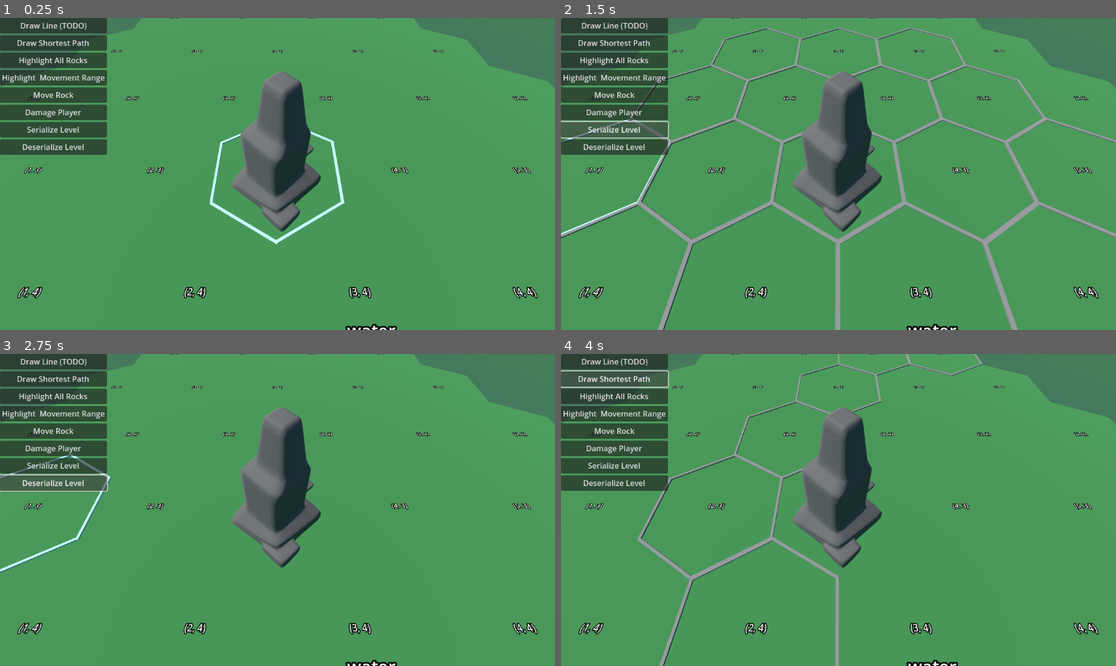
Above: before the commit, frames 1-4 (two rows, left to right).
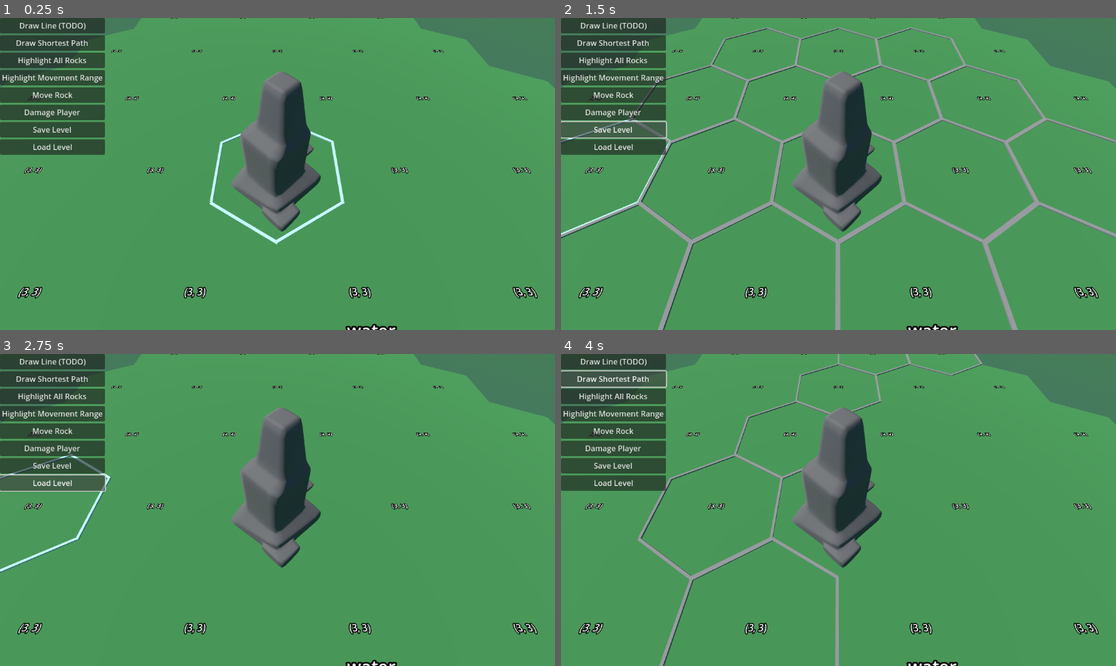
Above: after the commit, the same moments.

Repository: nheeb/spell-tactics
Game: Godot game, scene res://Logic/Main.tscn
Same seed, same stepped clock (60 frames per second), same inputs: the game is played once before the commit and once after it.
Inputs:
- Up to frame 1 (0.25 s): no input
- Up to frame 2 (1.5 s): click "Highlight Movement Range" at 0.5 s; click "Serialize Level" (after the commit: "Save Level") at 1.25 s
- Up to frame 3 (2.75 s): click "Deserialize Level" (after the commit: "Load Level") at 2 s
- Up to frame 4 (4 s): click "Draw Line (TODO)" at 2.75 s; click "Draw Shortest Path" at 3.5 s

The runs differ from the first frame. In frame 1, 1.5% of the frame differs, in the area x 2-97%, y 0-90%; in frame 2, 1.5%; in frame 3, 1.5%; in frame 4, 1.5%.

Commit message:
code style: handle warnings

Diff:
--- a/Logic/Combat.gd
+++ b/Logic/Combat.gd
@@ -56,6 +56,8 @@
 	hand_size = 5
 
 func advance_current_phase():
+	# go to next phase
+	@warning_ignore("int_as_enum_without_cast")
 	current_phase += 1
 	if current_phase == RoundPhase.RoundRepeats:
 		current_phase = RoundPhase.Start
--- a/Logic/Tiles/Level.gd
+++ b/Logic/Tiles/Level.gd
@@ -24,13 +24,13 @@
 const Q_BASIS: Vector2 = Vector2(sqrt(3), 0)
 const R_BASIS: Vector2 = Vector2(sqrt(3)/2, 3./2)
 
-func init_tiles_array(n_rows, n_cols):
-	for i in range(n_rows):
+func init_tiles_array(rows, cols):
+	for i in range(rows):
 		tiles.append([])
-		for j in range(n_cols):
+		for j in range(cols):
 			tiles[i].append(null)
-	self.n_rows = n_rows
-	self.n_cols = n_cols
+	self.n_rows = rows
+	self.n_cols = cols
 
 func init_basic_grid(n: int):
 	# The origin tile will have coordinates (r=n, q=n).
@@ -146,12 +146,12 @@
 	return tiles_in_distance
 
 
-func _highlight_tile_set(tiles: Array[Tile], type: Highlight.Type):
-	for tile in tiles:
+func _highlight_tile_set(highlight_tiles: Array[Tile], type: Highlight.Type):
+	for tile in highlight_tiles:
 		tile.set_highlight(type, true)
 
-func _unhighlight_tile_set(tiles: Array[Tile], type: Highlight.Type):
-	for tile in tiles:
+func _unhighlight_tile_set(highlight_tiles: Array[Tile], type: Highlight.Type):
+	for tile in highlight_tiles:
 		tile.set_highlight(type, false)
 
 
--- a/Logic/Tiles/State/TileState.gd
+++ b/Logic/Tiles/State/TileState.gd
@@ -7,6 +7,7 @@
 
 
 func deserialize(n_rows: int, n_cols: int) -> Tile:
+	@warning_ignore("integer_division")
 	var tile = Tile.create(r, q, n_rows/2 + n_rows % 1, n_cols/2 + n_cols % 1)
 	#var ents: Array[Entity] = []
 	var ent: Entity
--- a/Logic/Tiles/Tile.gd
+++ b/Logic/Tiles/Tile.gd
@@ -9,15 +9,16 @@
 
 
 const TILE = preload("res://Logic/Tiles/Tile.tscn")
-static func create(r, q, n_rows, n_cols) -> Tile:
+static func create(r_tile, q_tile, r_center, q_center) -> Tile:
+	# center position is needed to properly align the tile
 	var tile = TILE.instantiate()
-	var xz_translation: Vector2 = (r-n_rows) * Level.Q_BASIS + (q-n_cols) * Level.R_BASIS
+	var xz_translation: Vector2 = (r_tile-r_center) * Level.Q_BASIS + (q_tile-q_center) * Level.R_BASIS
 	tile.position = Vector3(xz_translation.x, 0.0, xz_translation.y)
 
-	tile.get_node("DebugLabel").text = "(%s, %s)" % [r, q]
-	tile.r = r
-	tile.q = q
-	tile.name = "Tile_%02d_%02d" % [r, q]
+	tile.get_node("DebugLabel").text = "(%s, %s)" % [r_center, q_center]
+	tile.r = r_tile
+	tile.q = q_tile
+	tile.name = "Tile_%02d_%02d" % [r_tile, q_tile]
 	return tile
 
 
--- a/Logic/Tiles/TileGridSearch.gd
+++ b/Logic/Tiles/TileGridSearch.gd
@@ -50,14 +50,14 @@
 	return false
 
 func _pop_next_lowest() -> TileGridSearchEntry:
-	var min: float = INF
+	var min_score: float = INF
 	var best: TileGridSearchEntry
 	var best_position = -1
 	for pos in range(len(open_set)):
 		var entry = open_set[pos]
 		var score = entry.f_score + entry.g_score
-		if score < min:
-			min = score
+		if score < min_score:
+			min_score = score
 			best = entry
 			best_position = pos
 	if best_position != -1:
--- a/Prototype/Prototyping.tscn
+++ b/Prototype/Prototyping.tscn
@@ -99,7 +99,7 @@
 [node name="MovementRangeButton" type="Button" parent="FeaturesUI/Control/VBoxContainer"]
 custom_minimum_size = Vector2(32, 32)
 layout_mode = 2
-text = "Highlight  Movement Range"
+text = "Highlight Movement Range"
 
 [node name="MoveRockButton" type="Button" parent="FeaturesUI/Control/VBoxContainer"]
 custom_minimum_size = Vector2(32, 32)
@@ -114,12 +114,12 @@
 [node name="SaveLevel" type="Button" parent="FeaturesUI/Control/VBoxContainer"]
 custom_minimum_size = Vector2(32, 32)
 layout_mode = 2
-text = "Serialize Level"
+text = "Save Level"
 
 [node name="LoadLevel" type="Button" parent="FeaturesUI/Control/VBoxContainer"]
 custom_minimum_size = Vector2(32, 32)
 layout_mode = 2
-text = "Deserialize Level"
+text = "Load Level"
 
 [connection signal="pressed" from="FeaturesUI/Control/VBoxContainer/NavButton" to="." method="_on_nav_button_pressed"]
 [connection signal="pressed" from="FeaturesUI/Control/VBoxContainer/EntityFindButton" to="." method="_on_entity_find_button_pressed"]
Not shown, changed: Addons/smoothing/smoothing.png.import
Not shown, changed: Addons/smoothing/smoothing_2d.png.import
